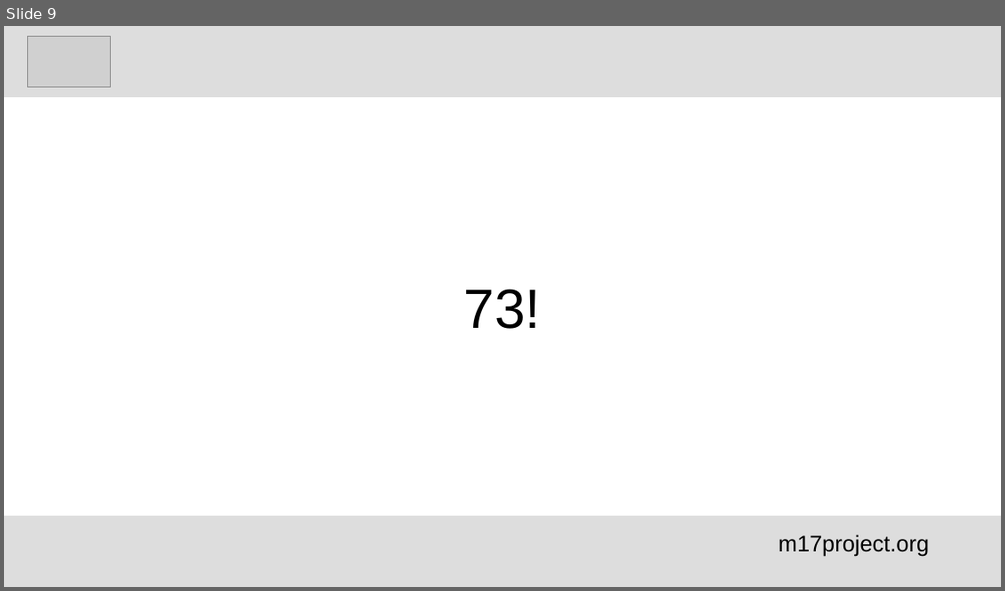
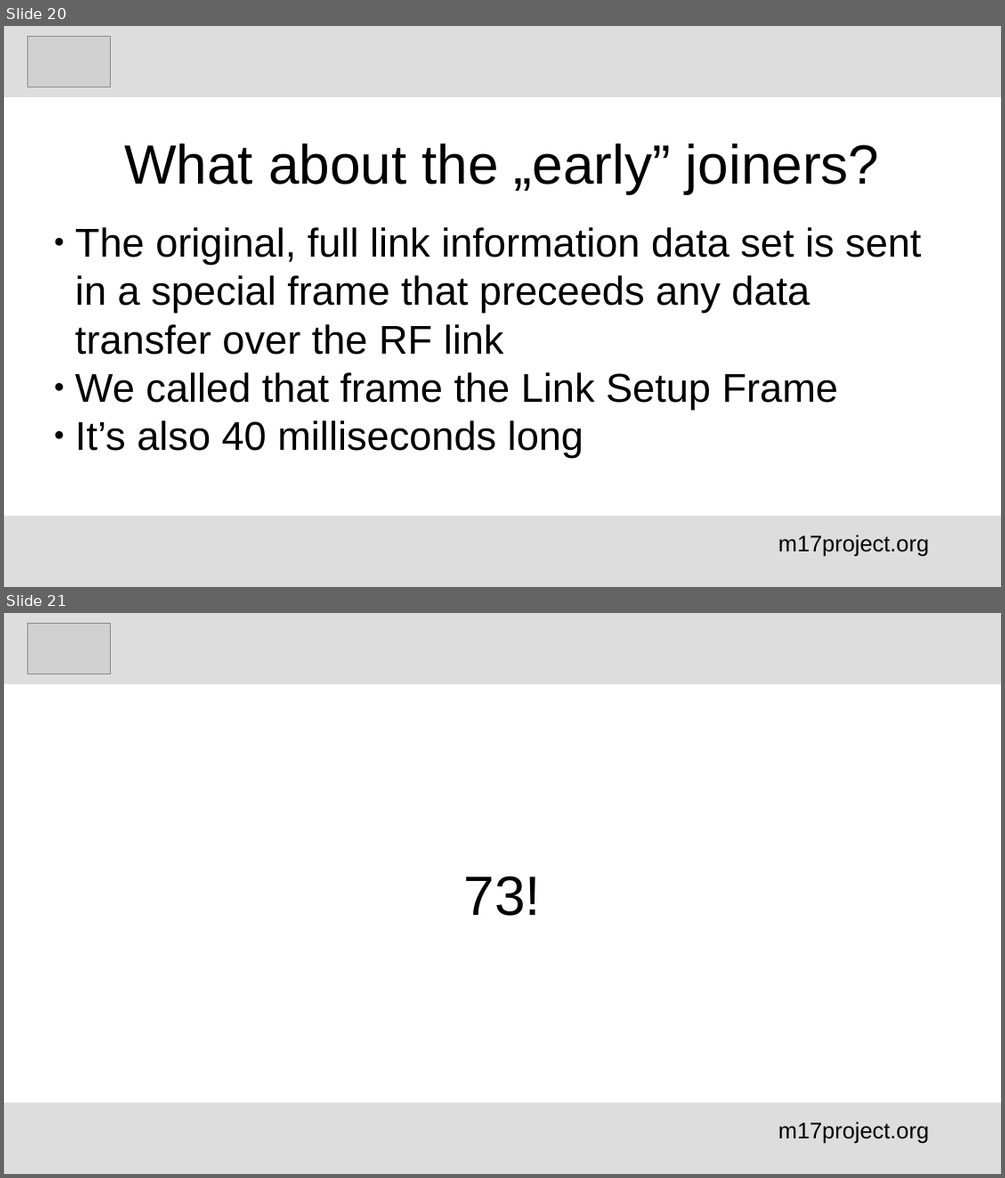
Before and after one commit to M17-Project/M17_education, a slide deck: English/M17_voice_encoding_en.odp. Shown one above the other, each under a label of ours: slide 9 before the commit, slides 20 and 21 after it. The pictures are 1005x591 and 1005x1178 pixels, drawn with LibreOffice and Linux fonts; fonts in the diff are those of the drawing; grey boxes stand for pictures. Boxes give left, top, right and bottom in pixels: in the first picture for what was removed or moved away, otherwise in the second. Text is boxed around its words. In the diff, an @@ line names an element or a change of style, - is before the commit and + after.

```diff
--- a/English/M17_voice_encoding_en.odp
+++ b/English/M17_voice_encoding_en.odp
@@ slide 20 added at (4, 26, 1001, 587), background #FFFFFF @@
@@ rectangle added at (4, 26, 1001, 97), fill #DDDDDD @@
@@ picture added at (27, 36, 111, 87) @@
@@ title added at (124, 143, 879, 193), 44 pt, text #000000 @@
+What about the „early” joiners?
@@ subtitle added at (75, 227, 921, 458), 32 pt, text #000000 @@
+● The original, full link information data set is sent in a special frame that preceeds any data transfer over the RF link
+● We called that frame the Link Setup Frame
+● It’s also 40 milliseconds long
@@ rectangle added at (4, 516, 1001, 587), fill #DDDDDD @@
@@ text added at (778, 534, 929, 556), 18 pt, text #000000 @@
+m17project.org
@@ what was slide 9 is now slide 21 @@
```
Also in this commit, not shown: 2 slides changed, 11 other slides added.
